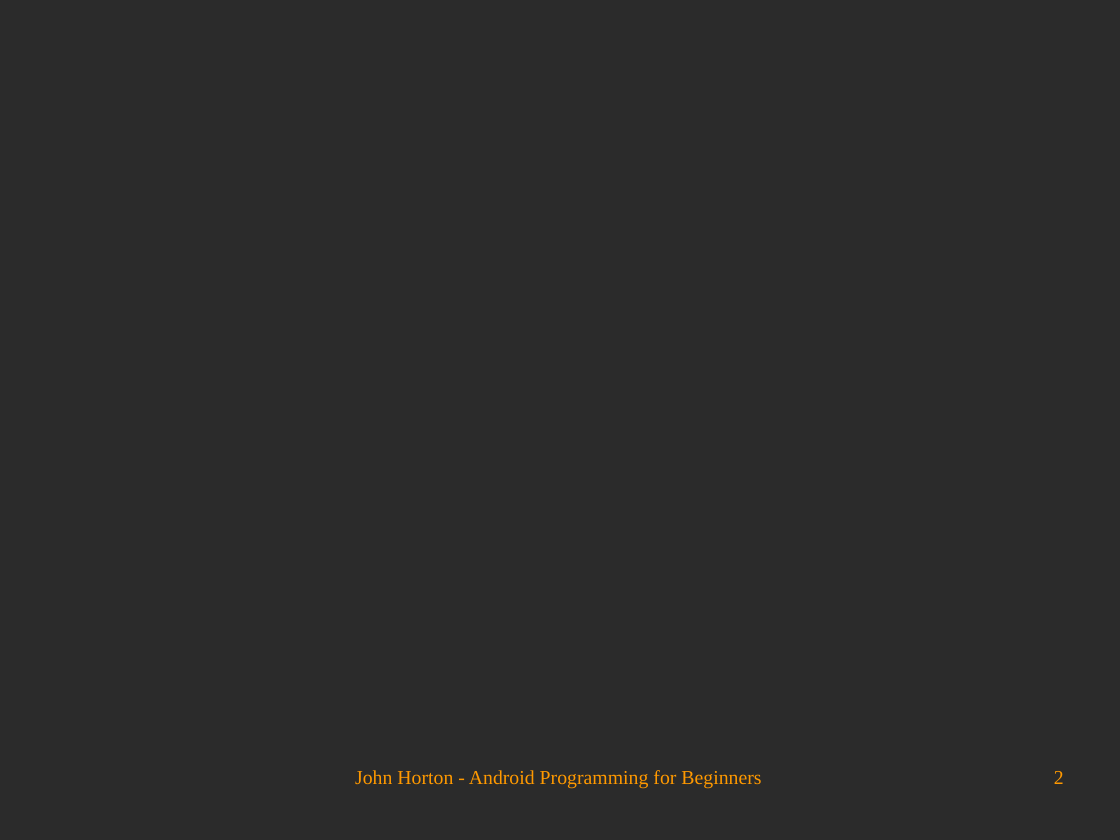
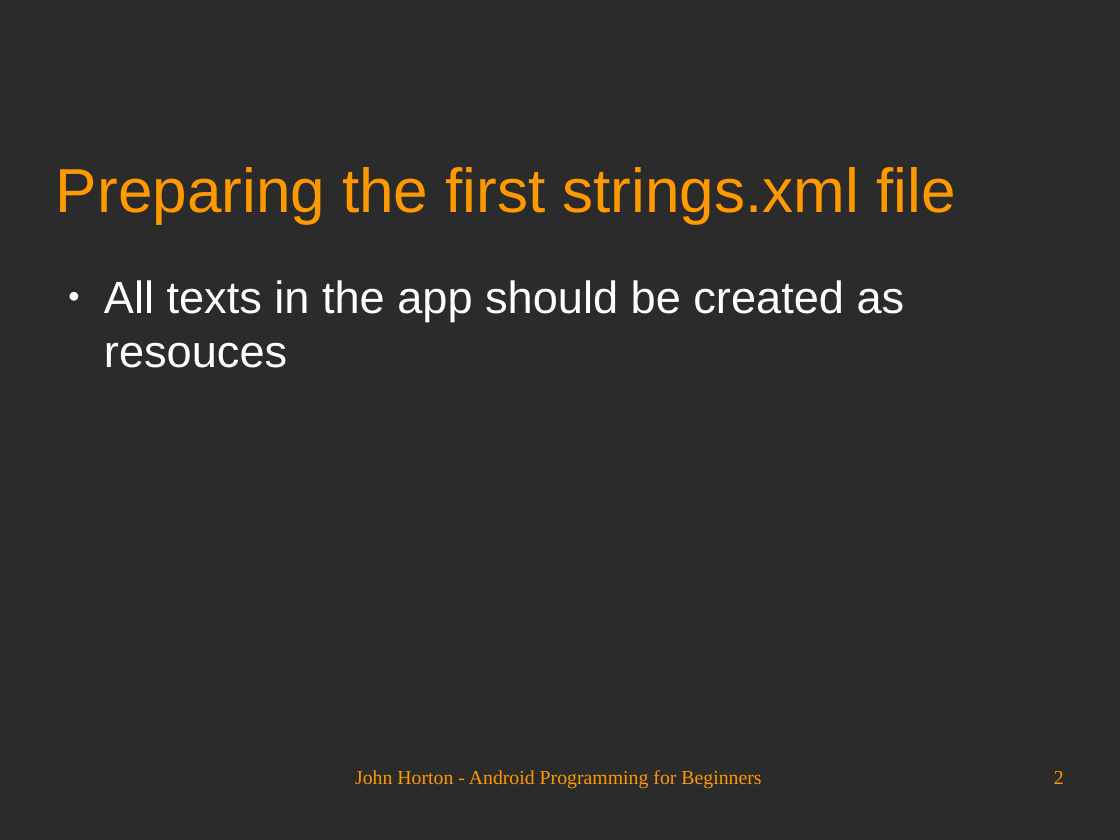
Before and after one commit to Academy-Soft-Intellect/Android-Programming-for-Beginners, a slide deck: slide 2 of 27_Going_Local_Hola.odp. Drawn at 1120x840 pixels with LibreOffice and Linux fonts; fonts in the diff are those of the drawing; background and template pictures are left out; a plain dark background stands for a picture behind light text. Boxes give left, top, right and bottom in pixels: in the first picture for what was removed or moved away, otherwise in the second. Text is boxed around its words. In the diff, an @@ line names an element or a change of style, - is before the commit and + after.

```diff
--- a/27_Going_Local_Hola.odp
+++ b/27_Going_Local_Hola.odp
@@ title added at (56,167,955,223), 44 pt, text #FF9900 @@
+Preparing the first strings.xml file
@@ text added at (104,280,905,368), 32 pt, text #FFFFFF @@
+● All texts in the app should be created as resouces
```
Also in this commit, not shown: 1 other slide changed, 1 slide added.
